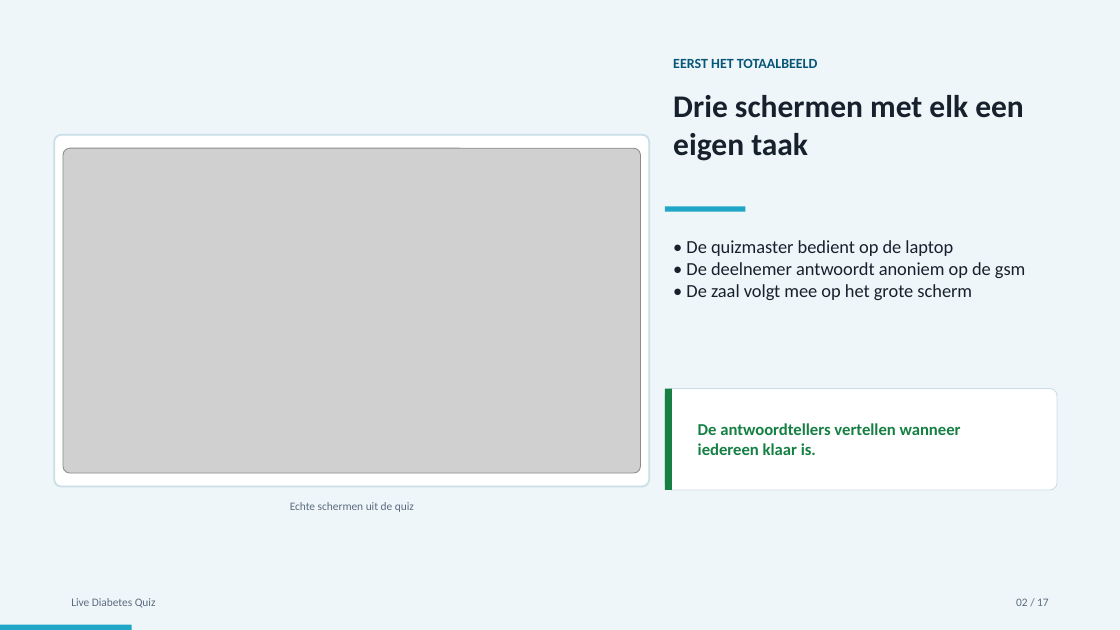
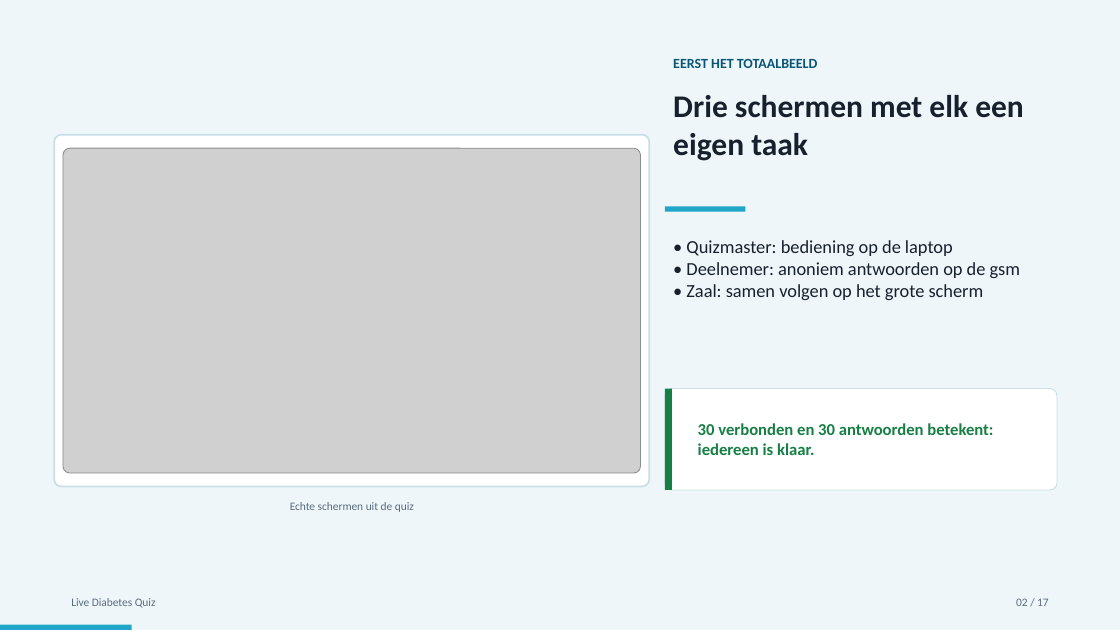
Before and after one commit to Fredje4711/live-diabetes-quiz, a slide deck: slide 2 of video-handleiding/Live-Diabetes-Quiz-storyboard.pptx. Drawn at 1120x630 pixels with LibreOffice and Linux fonts; fonts in the diff are those of the drawing; grey boxes stand for pictures. Boxes give left, top, right and bottom in pixels: in the first picture for what was removed or moved away, otherwise in the second. Text is boxed around its words. In the diff, an @@ line names an element or a change of style, - is before the commit and + after.

```diff
--- a/video-handleiding/Live-Diabetes-Quiz-storyboard.pptx
+++ b/video-handleiding/Live-Diabetes-Quiz-storyboard.pptx
@@ text at bbox=[686, 240, 1020, 300]: text changed @@
-• De quizmaster bedient op de laptop
-• De deelnemer antwoordt anoniem op de gsm
-• De zaal volgt mee op het grote scherm
+• Quizmaster: bediening op de laptop
+• Deelnemer: anoniem antwoorden op de gsm
+• Zaal: samen volgen op het grote scherm
@@ text at bbox=[698, 423, 993, 455]: text changed @@
-De antwoordtellers vertellen wanneer iedereen klaar is.
+30 verbonden en 30 antwoorden betekent: iedereen is klaar.
```
Also in this commit, not shown: 16 other slides changed, 2 other files.
